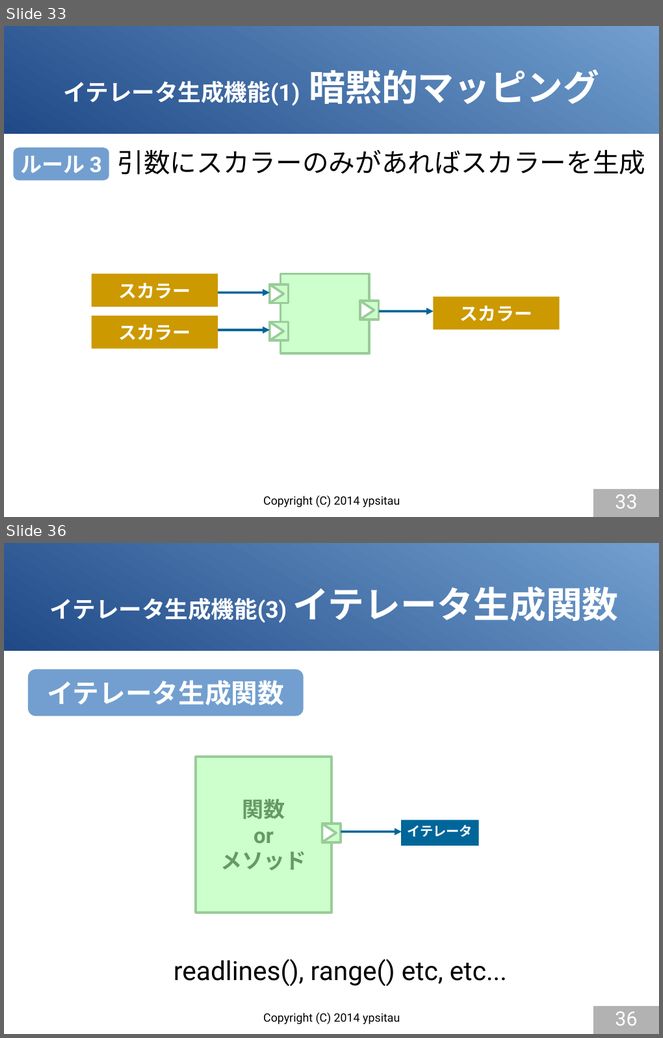
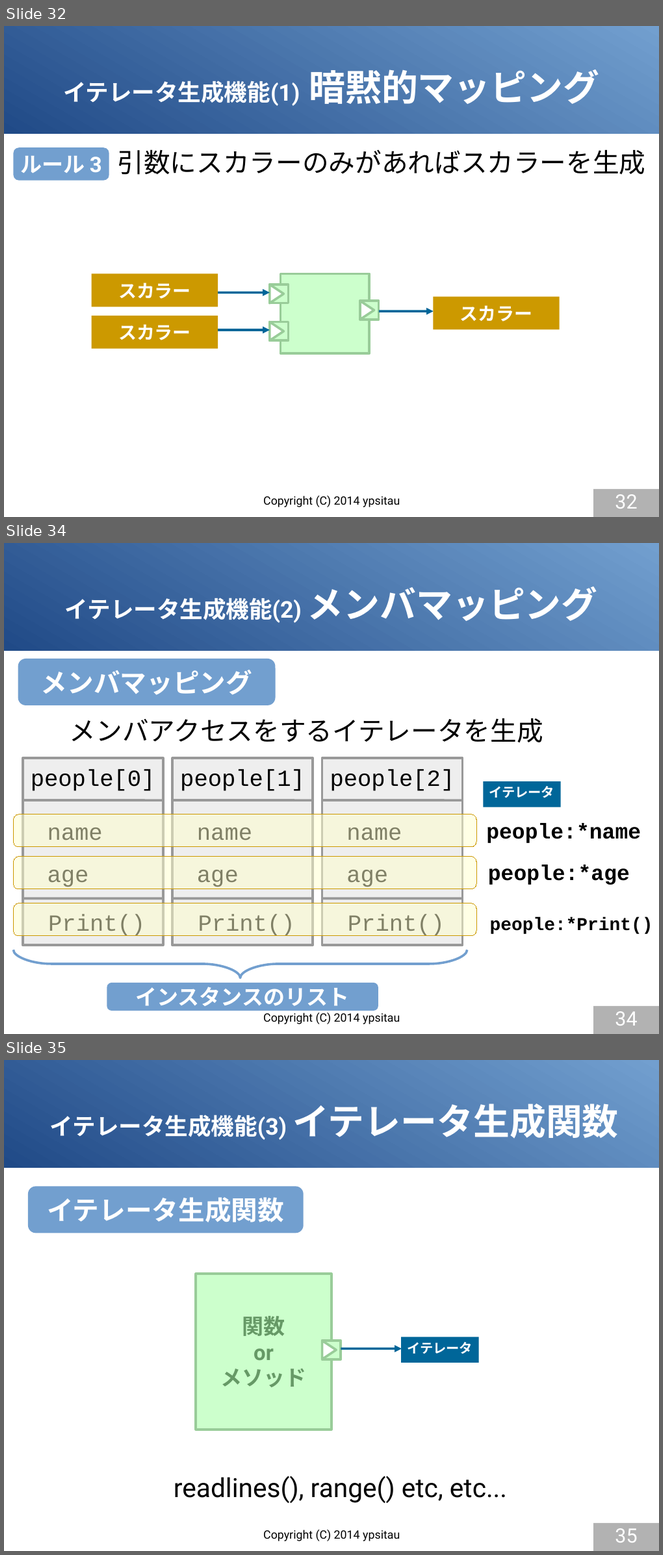
Before and after one commit to gura-lang/gura-doc, a slide deck: presentation/gura-introduction.odp. Shown one above the other, each under a label of ours: slides 33 and 36 before the commit, slides 32, 34 and 35 after it; the slides between them are not shown. The pictures are 663x1038 and 663x1555 pixels, drawn with LibreOffice and Linux fonts; fonts in the diff are those of the drawing. Boxes give left, top, right and bottom in pixels: in the first picture for what was removed or moved away, otherwise in the second. Text is boxed around its words. In the diff, an @@ line names an element or a change of style, - is before the commit and + after.

```diff
--- a/presentation/gura-introduction.odp
+++ b/presentation/gura-introduction.odp
@@ slide 34 added at [4,543,659,1034], background #FFFFFF; not listed: 1 template element that a slide beside it also shows @@
@@ title added at [65,587,598,623], 28 pt, text #FFFFFF, bold @@
+イテレータ生成機能(2) メンバマッピング
@@ rounded rectangle added at [18,659,276,706], fill #729FCF, 32 pt, text #FFFFFF, bold @@
+メンバマッピング
@@ text added at [70,719,544,743], 32 pt, text #000000 @@
+メンバアクセスをするイテレータを生成
@@ rectangle added at [22,758,163,945], fill #EEEEEE, outline #999999 2.83 pt @@
@@ text added at [31,770,155,791], 28 pt, text #000000 @@
+people[0]
@@ rectangle added at [172,758,313,945], fill #EEEEEE, outline #999999 2.83 pt @@
@@ text added at [180,770,305,791], 28 pt, text #000000 @@
+people[1]
@@ rectangle added at [322,758,462,945], fill #EEEEEE, outline #999999 2.83 pt @@
@@ text added at [330,770,455,791], 28 pt, text #000000 @@
+people[2]
@@ rectangle added at [483,782,561,808], fill #006699, 16 pt, text #FFFFFF, bold @@
+イテレータ
@@ line added from (22, 800) to (163, 800), #999999 2.83 pt @@
@@ line added from (172, 800) to (313, 800), #999999 2.83 pt @@
@@ line added from (322, 800) to (463, 800), #999999 2.83 pt @@
@@ text added at [48,828,103,840], 28 pt, text #000000 @@
+name
@@ text added at [197,828,252,841], 28 pt, text #000000 @@
+name
@@ text added at [347,828,402,840], 28 pt, text #000000 @@
+name
@@ text added at [48,870,89,887], 28 pt, text #000000 @@
+age
@@ text added at [197,870,239,887], 28 pt, text #000000 @@
+age
@@ text added at [347,870,388,887], 28 pt, text #000000 @@
+age
@@ line added from (22, 899) to (163, 899), #999999 2.83 pt @@
@@ line added from (172, 899) to (313, 899), #999999 2.83 pt @@
@@ line added from (322, 899) to (463, 899), #999999 2.83 pt @@
@@ text added at [48,915,145,936], 28 pt, text #000000 @@
+Print()
@@ text added at [198,915,295,936], 28 pt, text #000000 @@
+Print()
@@ text added at [348,915,445,936], 28 pt, text #000000 @@
+Print()
@@ group added at [14,815,653,936]: 3 rounded rectangles, 3 texts @@
+people:*name
+people:*age
+people:*Print()
@@ freeform shape added at [13,951,467,979], outline #729FCF 2.83 pt @@
@@ rounded rectangle added at [107,983,378,1011], fill #729FCF, 26 pt, text #FFFFFF, bold @@
+インスタンスのリスト
@@ page number added at [594,1006,659,1034], fill #B2B2B2, 24 pt, text #FFFFFF @@
+34
@@ text added at [263,1013,400,1025], 14 pt, text #000000 @@
+Copyright (C) 2014 ypsitau
@@ what was slide 33 is now slide 32 @@
@@ page number at [615,495,637,509]: text changed @@
-33
+32
@@ what was slide 36 is now slide 35 @@
@@ page number at [615,1529,637,1543]: text changed @@
-36
+35
```
Also in this commit, not shown: 3 slides changed, 2 slides removed.
